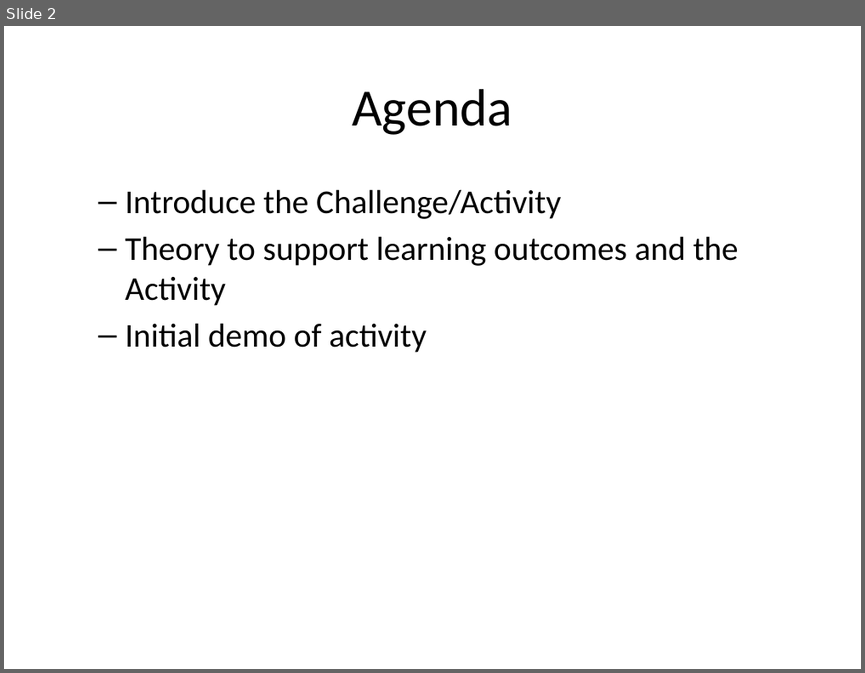
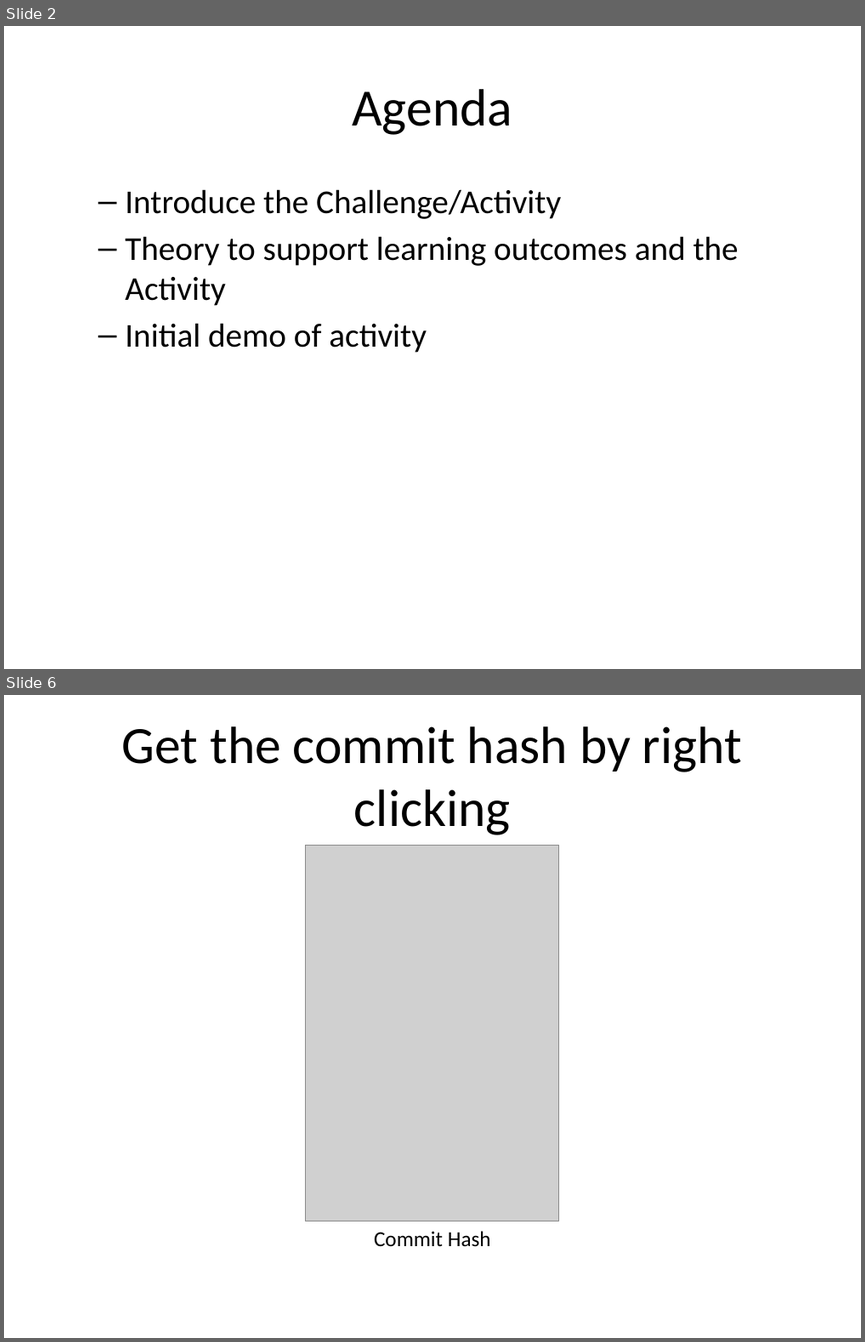
Before and after one commit to rhildred/INFO8985, a slide deck: microservice_analysis/slides.pptx. Shown one above the other, each under a label of ours: slide 2 before the commit, slides 2 and 6 after it; the slides between them are not shown. The pictures are 865x673 and 865x1342 pixels, drawn with LibreOffice and Linux fonts; fonts in the diff are those of the drawing; grey boxes stand for pictures. Boxes give left, top, right and bottom in pixels: in the first picture for what was removed or moved away, otherwise in the second. Text is boxed around its words. In the diff, an @@ line names an element or a change of style, - is before the commit and + after.

```diff
--- a/microservice_analysis/slides.pptx
+++ b/microservice_analysis/slides.pptx
@@ slide 6 added at <box>4,695,861,1338</box>, background #FFFFFF @@
@@ title added at <box>122,726,742,835</box>, 44 pt, text #000000 @@
+Get the commit hash by right clicking
@@ picture added at <box>305,845,558,1221</box> @@
@@ text added at <box>374,1231,491,1247</box>, 18 pt, text #000000 @@
+Commit Hash
```
Also in this commit, not shown: 9 other slides added, 11 other files.
